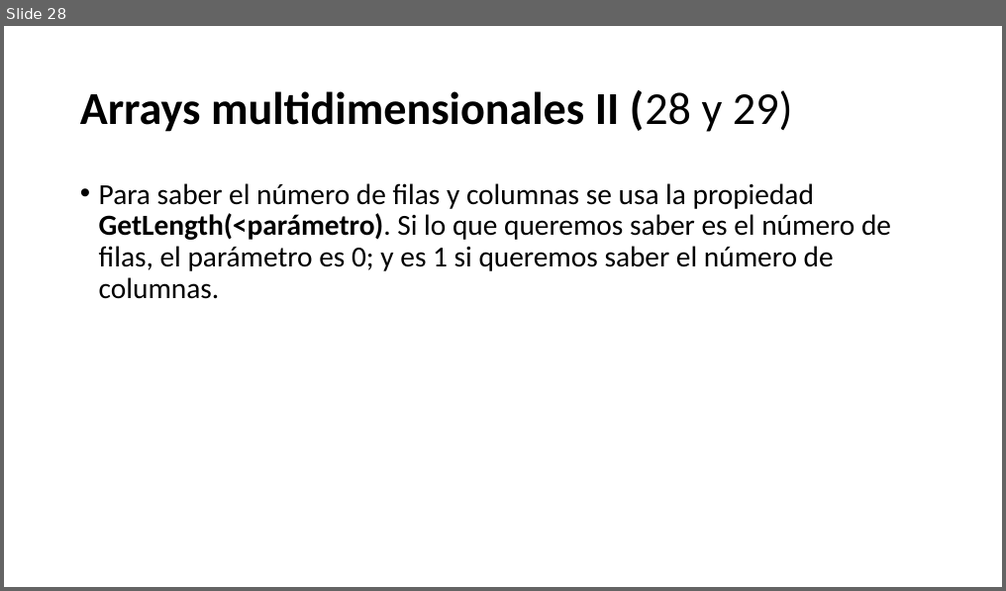
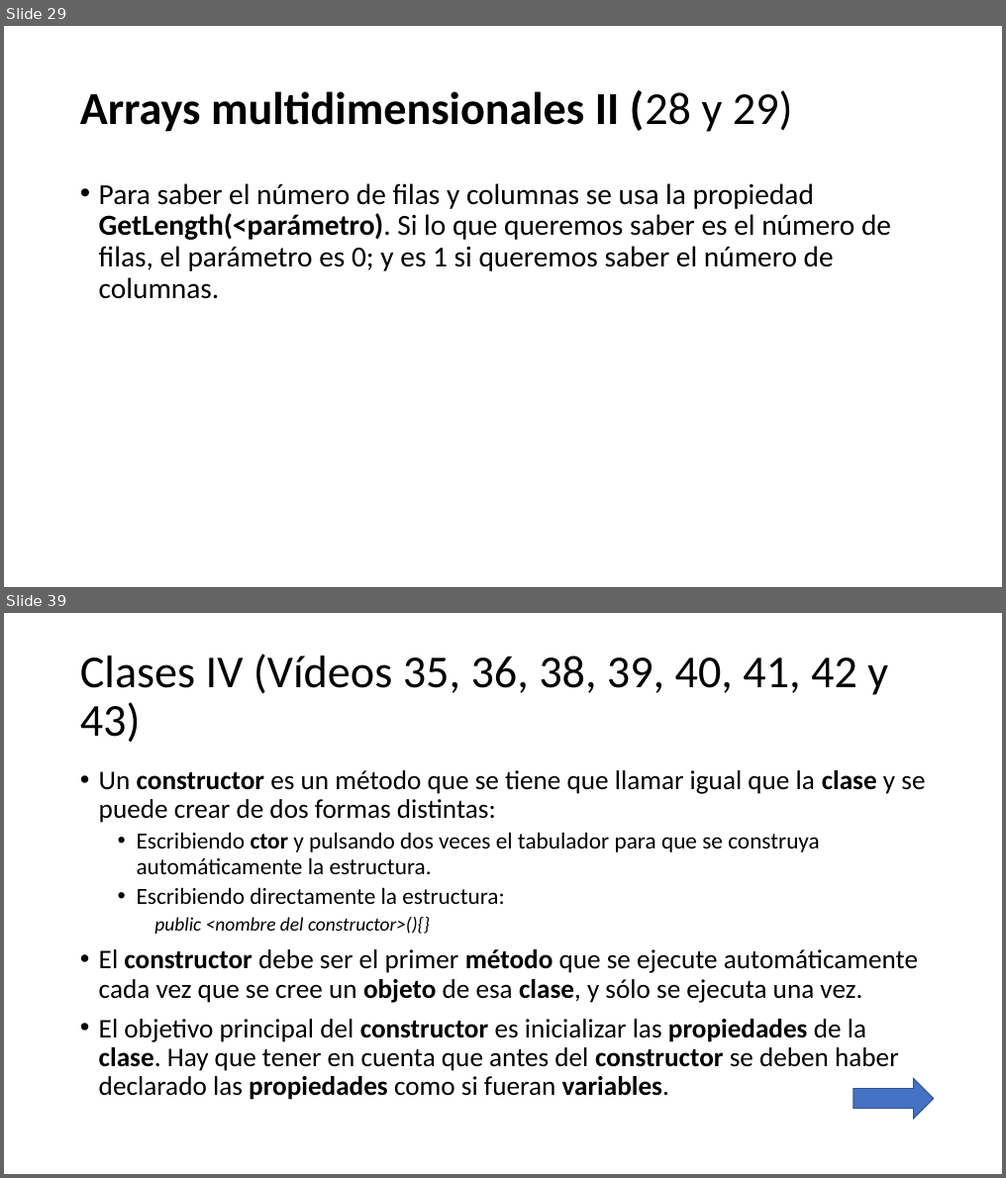
Before and after one commit to Worome/Recetatic, a slide deck: Recetatic/Visual C#.pptx. Shown one above the other, each under a label of ours: slide 28 before the commit, slides 29 and 39 after it; the slides between them are not shown. The pictures are 1006x591 and 1006x1178 pixels, drawn with LibreOffice and Linux fonts; fonts in the diff are those of the drawing. Boxes give left, top, right and bottom in pixels: in the first picture for what was removed or moved away, otherwise in the second. Text is boxed around its words. In the diff, an @@ line names an element or a change of style, - is before the commit and + after.

```diff
--- a/Recetatic/Visual C#.pptx
+++ b/Recetatic/Visual C#.pptx
@@ slide 39 added at <box>4,613,1002,1174</box>, background #FFFFFF @@
@@ title added at <box>80,654,888,742</box>, 44 pt, text #000000 @@
+Clases IV (Vídeos 35, 36, 38, 39, 40, 41, 42 y 43)
@@ text added at <box>99,770,925,1100</box>, 25.9 pt, text #000000 @@
+• Un constructor es un método que se tiene que llamar igual que la clase y se puede crear de dos formas distintas:
+  • Escribiendo ctor y pulsando dos veces el tabulador para que se construya automáticamente la estructura.
+  • Escribiendo directamente la estructura:
+    public <nombre del constructor>(){}
+• El constructor debe ser el primer método que se ejecute automáticamente cada vez que se cree un objeto de esa clase, y sólo se ejecuta una vez.
+• El objetivo principal del constructor es inicializar las propiedades de la clase. Hay que tener en cuenta que antes del constructor se deben haber declarado las propiedades como si fueran variables.
@@ right arrow added at <box>853,1079,934,1119</box>, fill #4472C4, outline #325491 1 pt @@
@@ what was slide 28 is now slide 29 @@
```
Also in this commit, not shown: 1 slide changed, 16 other slides added.
